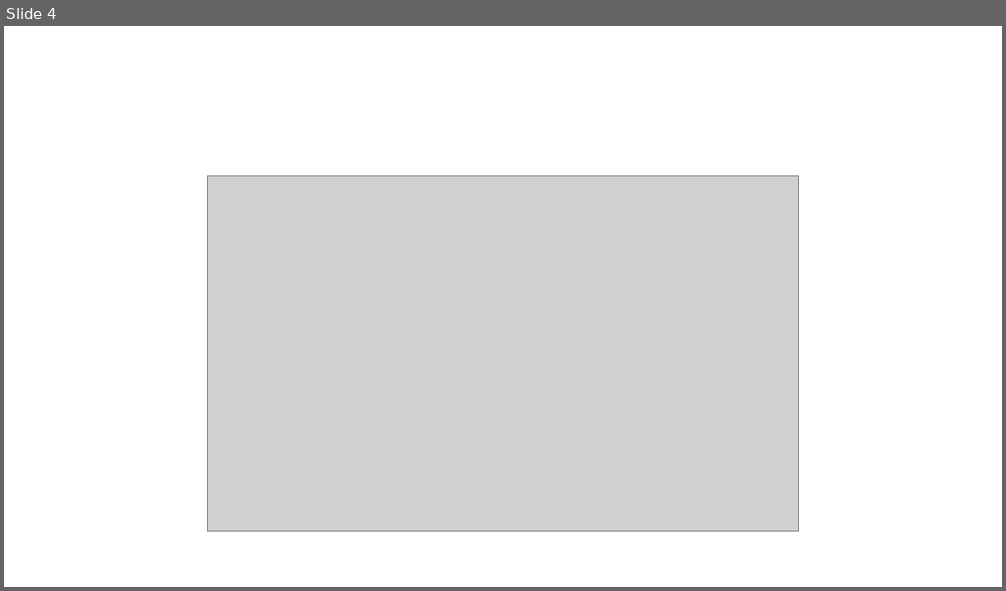
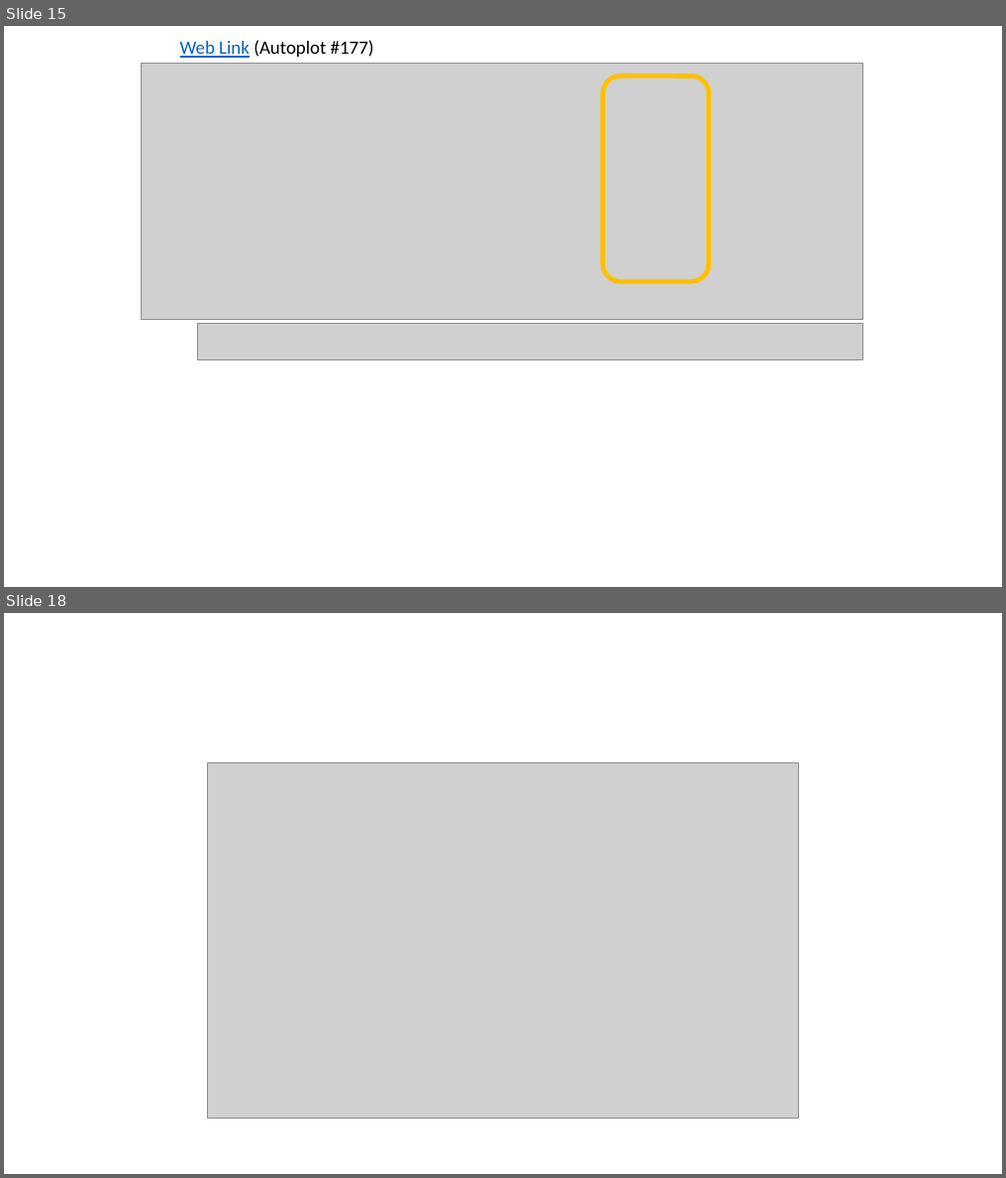
Before and after one commit to akrherz/akrherz, a slide deck: presentations/200205_agron600b/herzmann_600b.pptx. Shown one above the other, each under a label of ours: slide 4 before the commit, slides 15 and 18 after it; the slides between them are not shown. The pictures are 1006x591 and 1006x1178 pixels, drawn with LibreOffice and Linux fonts; fonts in the diff are those of the drawing; grey boxes stand for pictures. Boxes give left, top, right and bottom in pixels: in the first picture for what was removed or moved away, otherwise in the second. Text is boxed around its words. In the diff, an @@ line names an element or a change of style, - is before the commit and + after.

```diff
--- a/presentations/200205_agron600b/herzmann_600b.pptx
+++ b/presentations/200205_agron600b/herzmann_600b.pptx
@@ slide 15 added at (x1=4, y1=26, x2=1002, y2=587), background #FFFFFF @@
@@ text added at (x1=180, y1=40, x2=374, y2=58), 18 pt, text #000000 @@
+Web Link (Autoplot #177)
@@ picture added at (x1=141, y1=64, x2=862, y2=319) @@
@@ rounded rectangle added at (x1=603, y1=76, x2=709, y2=282), outline #FFC000 4.5 pt @@
@@ picture added at (x1=197, y1=324, x2=862, y2=360) @@
@@ what was slide 4 is now slide 18 @@
```
Also in this commit, not shown: 2 slides changed, 14 other slides added.
